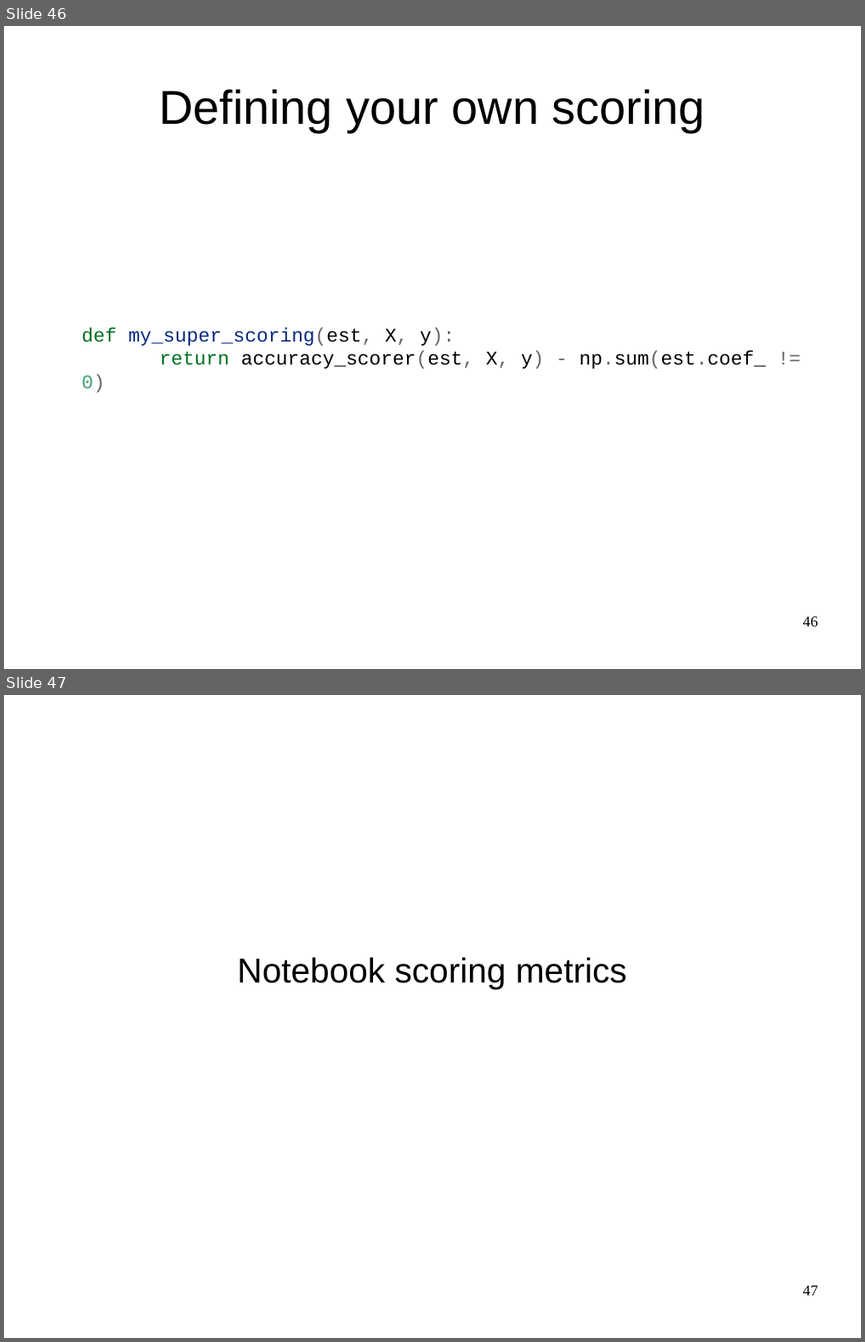
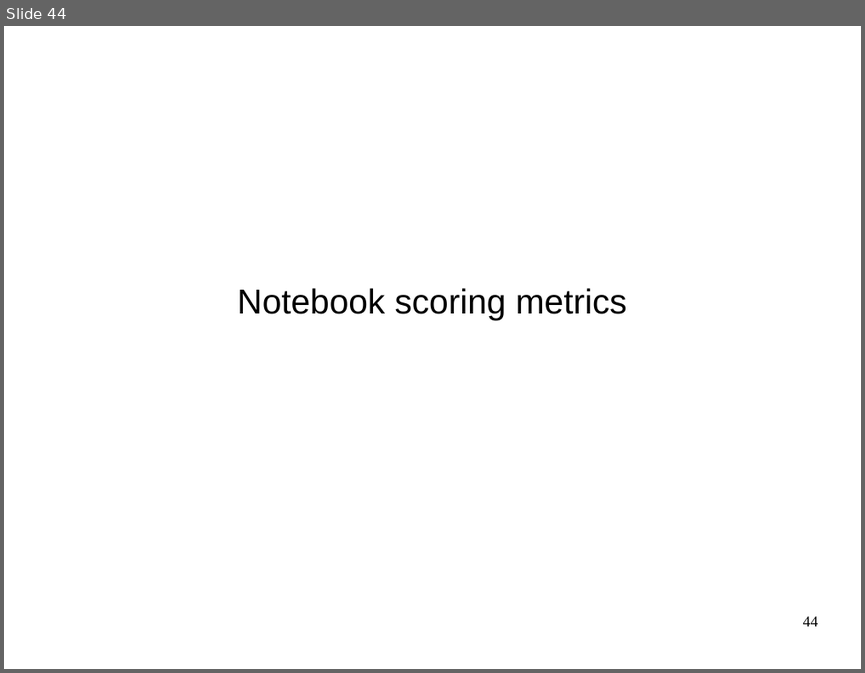
Before and after one commit to amueller/advanced-sklearn-boston-nlp-2016, a slide deck: pydata-amsterdam-advanced-sklearn.odp. Shown one above the other, each under a label of ours: slides 46 and 47 before the commit, slide 44 after it. The pictures are 865x1342 and 865x673 pixels, drawn with LibreOffice and Linux fonts; fonts in the diff are those of the drawing. Boxes give left, top, right and bottom in pixels: in the first picture for what was removed or moved away, otherwise in the second. Text is boxed around its words. In the diff, an @@ line names an element or a change of style, - is before the commit and + after.

```diff
--- a/pydata-amsterdam-advanced-sklearn.odp
+++ b/pydata-amsterdam-advanced-sklearn.odp
@@ slide 46 removed at bbox=[4, 26, 861, 669], background #FFFFFF @@
@@ title removed at bbox=[159, 89, 705, 132] @@
-Defining your own scoring
@@ text removed at bbox=[81, 328, 766, 392] @@
-def my_super_scoring(est, X, y):
-return accuracy_scorer(est, X, y) - np.sum(est.coef_ != 0)
@@ page number removed at bbox=[803, 616, 818, 626] @@
-46
@@ what was slide 47 is now slide 44 @@
@@ page number at bbox=[803, 616, 818, 626]: text changed @@
-47
+44
```
Also in this commit, not shown: 3 slides changed, 1 slide added, 3 other slides removed, 1 other file.
